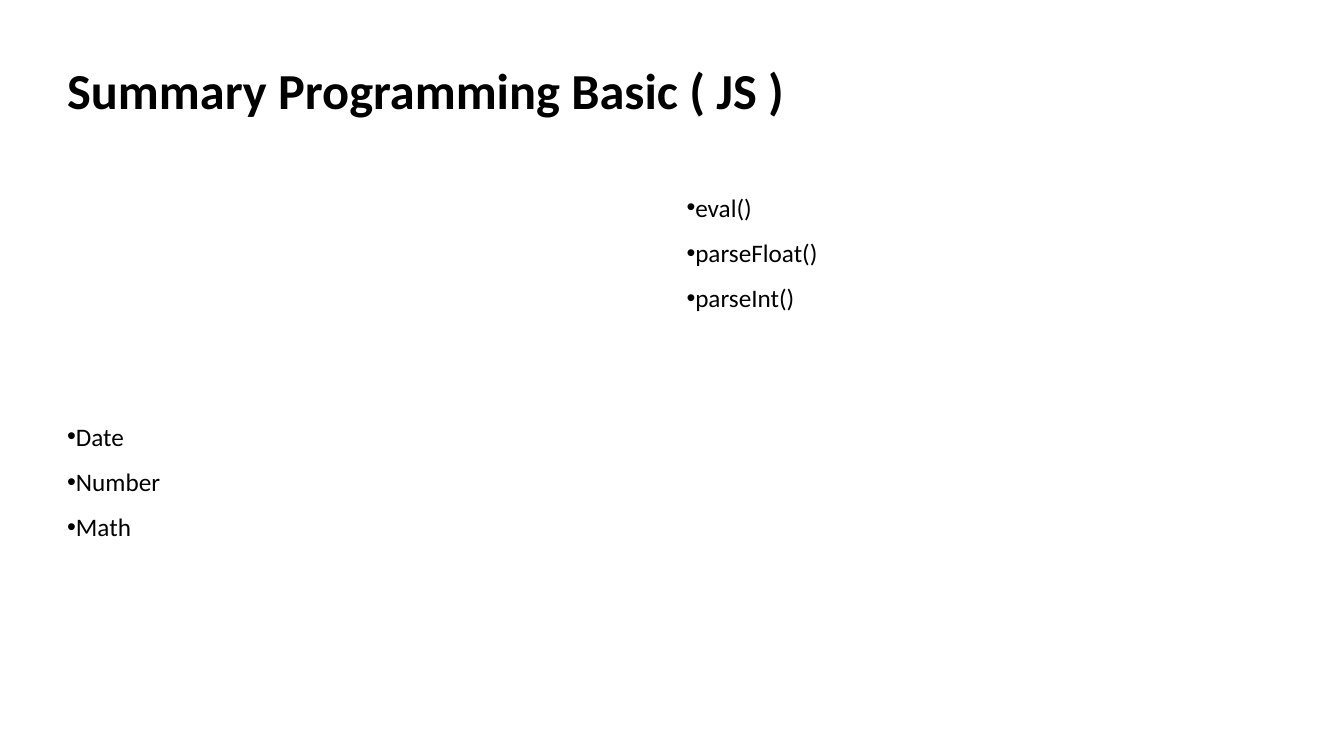
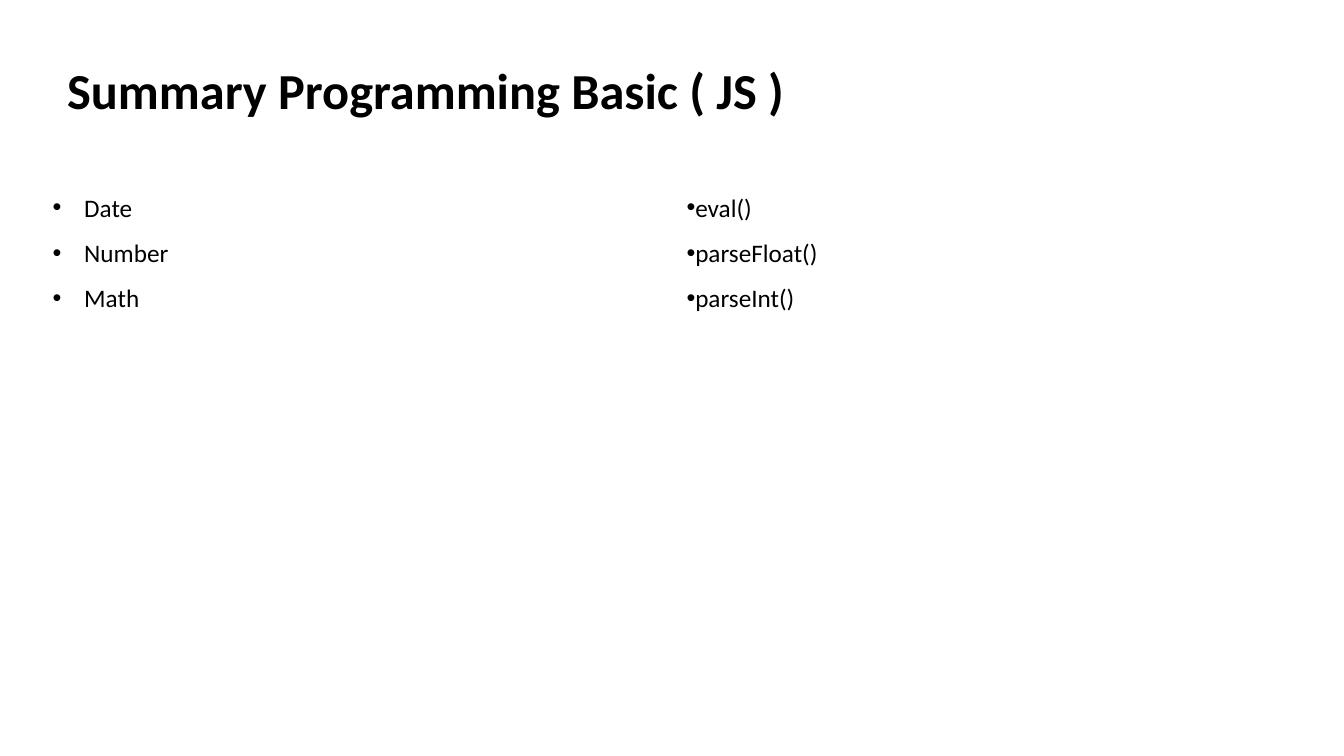
Before and after one commit to yellhtetaung/mmsitbwd4, a slide deck: slide 28 of JavaScript.pptx. Drawn at 1344x756 pixels with LibreOffice and Linux fonts; fonts in the diff are those of the drawing. Boxes give left, top, right and bottom in pixels: in the first picture for what was removed or moved away, otherwise in the second. Text is boxed around its words. In the diff, an @@ line names an element or a change of style, - is before the commit and + after.

```diff
--- a/JavaScript.pptx
+++ b/JavaScript.pptx
@@ text "Date" moved from (x1=76, y1=429, x2=160, y2=536) to (x1=84, y1=200, x2=168, y2=307) @@
@@ text "Date" at (x1=84, y1=200, x2=168, y2=307): indent changed @@
```
Also in this commit, not shown: 2 other slides changed, 2 other files.
